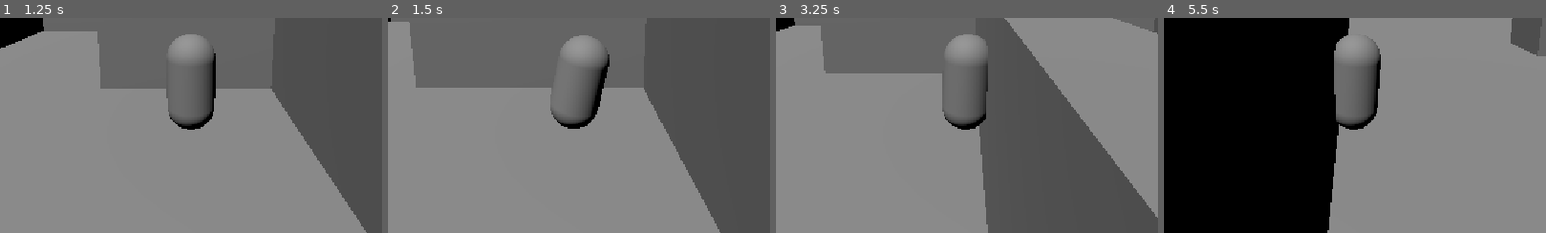
Above: before the commit, frames 1-4 (left to right).
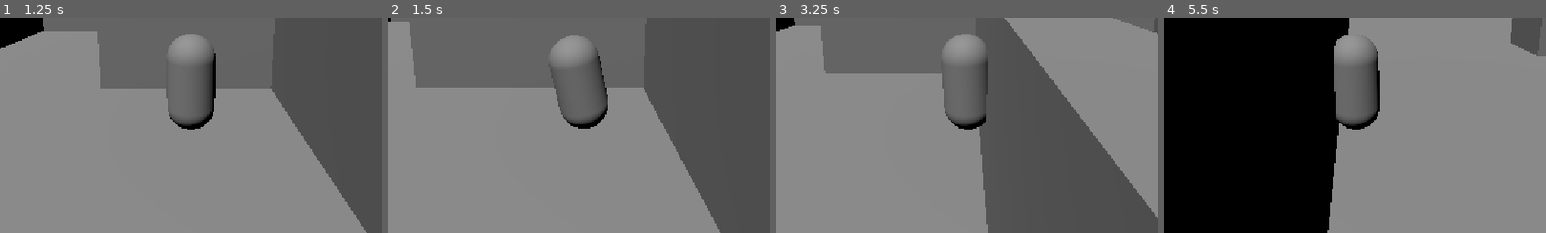
Above: after the commit, the same moments.

Repository: dedeleledede/kilnheart
Game: Godot game, scene res://movement_test.tscn
The game is run twice, just before and just after one commit, with the same random seed, the same clock (stepped at 60 frames per second) and the same inputs.
Inputs (mouse positions are % of the whole screen's width and height, from its top left):
- Up to frame 1 (1.25 s): move the mouse to (72, 45) at 0.52 s; hold D (move_right) from 0.53 s (still down); click (72, 45) at 0.6 s; tap Space (jump) at 0.77 s
- Up to frame 2 (1.5 s): move the mouse to (30, 55) at 1.27 s; release D (move_right) at 1.28 s; hold A (move_left) from 1.28 s (still down); click (30, 55) at 1.35 s
- Up to frame 3 (3.25 s): tap Space (jump) at 1.52, 3.02 s; tap Enter at 2 s; move the mouse to (60, 28) at 2.02 s; release A (move_left) at 2.03 s; hold D (move_right) from 2.03 s (still down); tap Shift (dodge) at 2.1 s; click (60, 28) at 2.3 s; move the mouse to (45, 70) at 2.77 s; right-click (45, 70) at 2.85 s; click (45, 70) at 3.05 s
- Up to frame 4 (5.5 s): move the mouse to (80, 65) at 3.52 s; release D (move_right) at 3.53 s; hold A (move_left) from 3.53 s (still down); click (80, 65) at 3.6 s; tap Space (jump) at 3.77, 4.25, 4.52 s; move the mouse to (20, 35) at 4.27 s; click (20, 35) at 4.35 s; move the mouse to (55, 50) at 5.02 s; tap Shift (dodge) at 5.1 s; click (55, 50) at 5.3 s
The pictures show only the part of the screen within x 25-75%, y 50-100%; the shares and areas given below are measured in that part.

Frame 1 is identical in both runs. In frame 2, 2.3% of the frame differs, in the area x 42-58%, y 8-52%; in frame 3, 0.3%; in frame 4, 0.5%.

Commit message:
combo chain extention increased

Diff:
--- a/player/components/melee_component.gd
+++ b/player/components/melee_component.gd
@@ -30,9 +30,12 @@
 	2
 ])
 
+@export var combo_window_duration := 0.75
+
 var attacking := false
 var next_attack_queued := false
 
+var combo_window_time_left := 0.0
 var combo_step := -1
 var attack_time := 0.0
 var attack_count := 0
@@ -58,6 +61,15 @@
 
 
 func _physics_process(delta: float) -> void:
+	if not attacking and combo_step >= 0:
+		combo_window_time_left = max(
+			combo_window_time_left - delta,
+			0.0
+		)
+
+		if combo_window_time_left <= 0.0:
+			reset_combo()
+
 	if Input.is_action_just_pressed("attack"):
 		handle_attack_input()
 
@@ -80,12 +92,20 @@
 
 
 func handle_attack_input() -> void:
-	if not attacking:
-		start_attack(0)
+	if attacking:
+		if combo_step < attack_count - 1:
+			next_attack_queued = true
+
 		return
 
-	if combo_step < attack_count - 1:
-		next_attack_queued = true
+	if (
+		combo_step >= 0
+		and combo_step < attack_count - 1
+		and combo_window_time_left > 0.0
+	):
+		start_attack(combo_step + 1)
+	else:
+		start_attack(0)
 
 
 func start_attack(new_combo_step: int) -> void:
@@ -132,11 +152,14 @@
 
 	attacking = false
 	next_attack_queued = false
-	combo_step = -1
 	attack_time = 0.0
+	hit_targets.clear()
 
-	hit_targets.clear()
-	combo_finished.emit()
+	if combo_step >= attack_count - 1:
+		reset_combo()
+		return
+
+	combo_window_time_left = combo_window_duration
 
 
 func has_valid_attack_data() -> bool:
@@ -148,3 +171,15 @@
 		and active_window_ends.size() == count
 		and attack_damages.size() == count
 	)
+
+
+func reset_combo() -> void:
+	attacking = false
+	next_attack_queued = false
+
+	combo_step = -1
+	attack_time = 0.0
+	combo_window_time_left = 0.0
+
+	hit_targets.clear()
+	combo_finished.emit()
